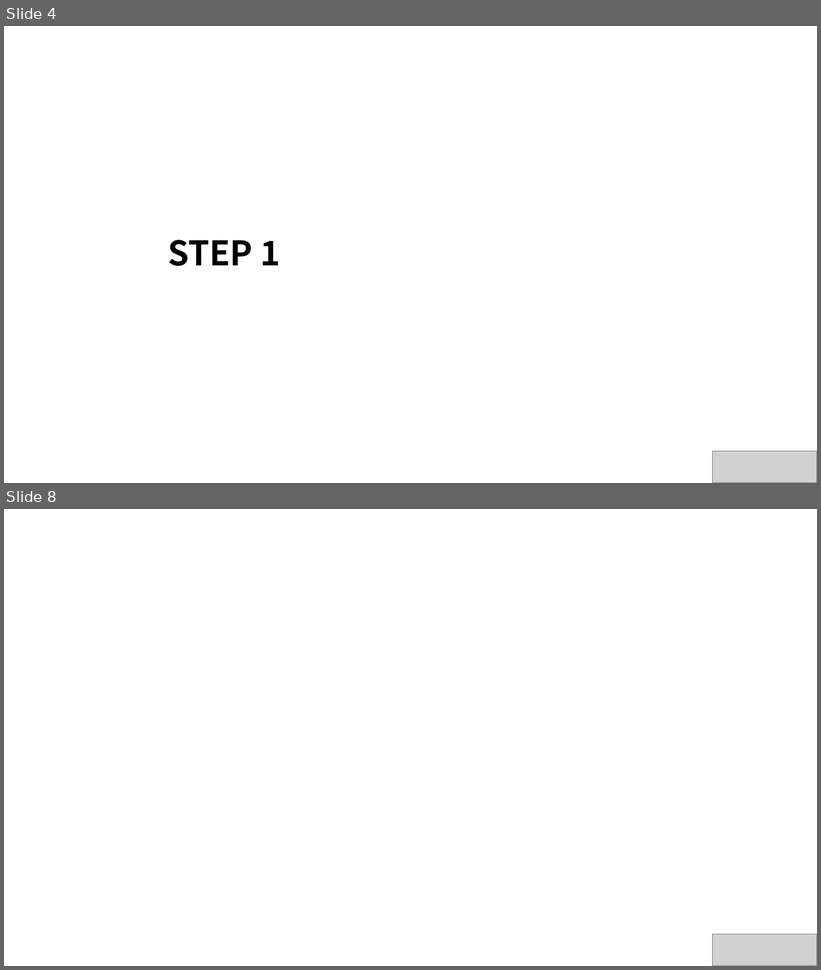
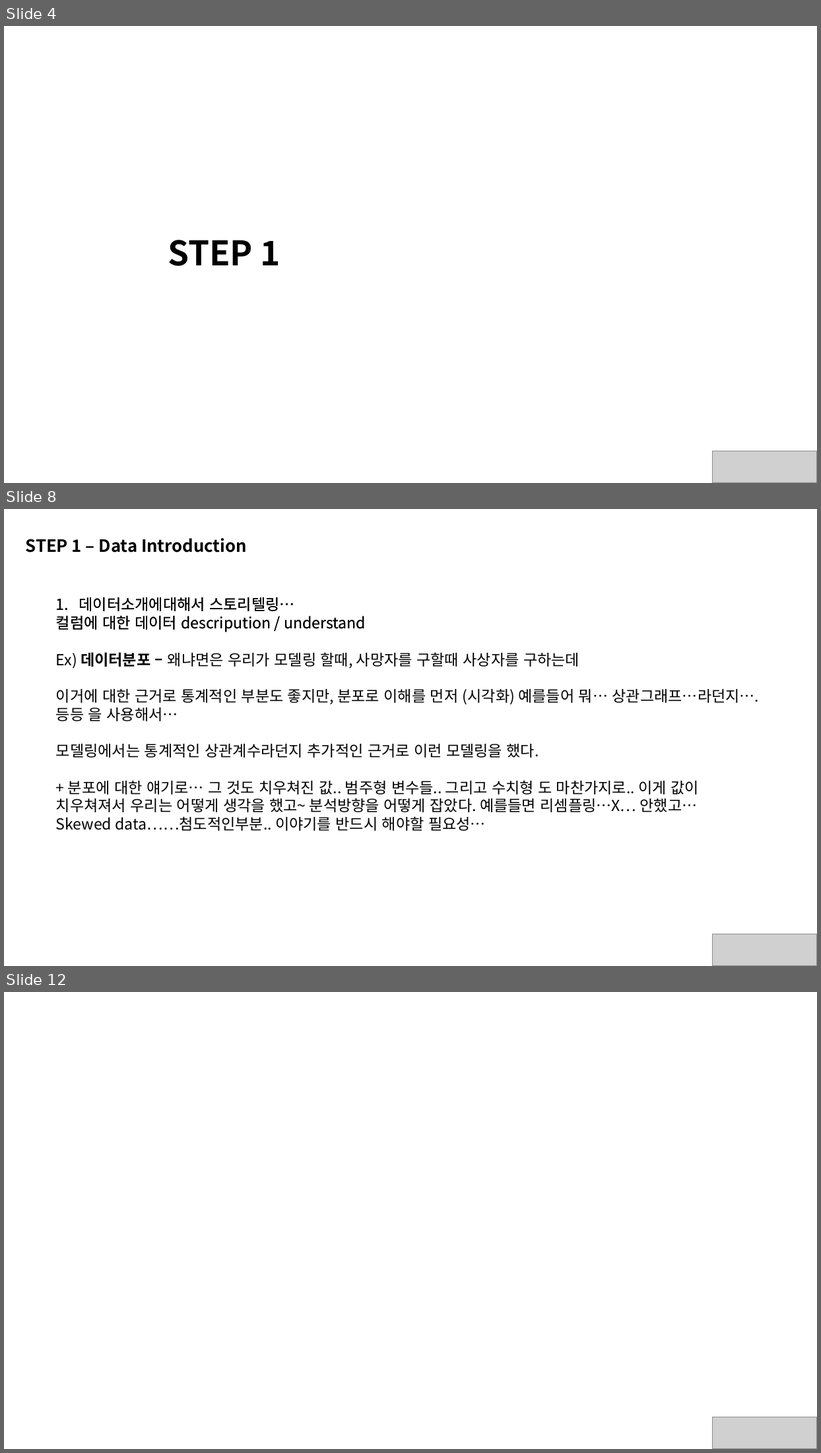
Before and after one commit to hyeonho1028/Samsung-Data-Challenge, a slide deck: final/portfolio.pptx. Shown one above the other, each under a label of ours: slides 4 and 8 before the commit, slides 4, 8 and 12 after it; the slides between them are not shown. The pictures are 821x970 and 821x1453 pixels, drawn with LibreOffice and Linux fonts; fonts in the diff are those of the drawing; grey boxes stand for pictures. Boxes give left, top, right and bottom in pixels: in the first picture for what was removed or moved away, otherwise in the second. Text is boxed around its words. In the diff, an @@ line names an element or a change of style, - is before the commit and + after.

```diff
--- a/final/portfolio.pptx
+++ b/final/portfolio.pptx
@@ slide 8 added at box(4, 509, 817, 966), background #FFFFFF @@
@@ text added at box(26, 538, 247, 553), 20 pt, text #000000, bold @@
+STEP 1 – Data Introduction
@@ text added at box(56, 597, 366, 632), 18 pt, text #000000 @@
+1. 데이터소개에대해서 스토리텔링…
+컬럼에 대한 데이터 descripution / understand
@@ text added at box(56, 652, 760, 831), 18 pt, text #000000 @@
+1. 데이터소개에대해서 스토리텔링…
+컬럼에 대한 데이터 descripution / understand
+Ex) 데이터분포 – 왜냐면은 우리가 모델링 할때, 사망자를 구할때 사상자를 구하는데
+이거에 대한 근거로 통계적인 부분도 좋지만, 분포로 이해를 먼저 (시각화) 예를들어 뭐… 상관그래프…라던지…. 등등 을 사용해서…
+모델링에서는 통계적인 상관계수라던지 추가적인 근거로 이런 모델링을 했다.
++ 분포에 대한 얘기로… 그 것도 치우쳐진 값.. 범주형 변수들.. 그리고 수치형 도 마찬가지로.. 이게 값이 치우쳐져서 우리는 어떻게 생각을 했고~ 분석방향을 어떻게 잡았다. 예를들면 리셈플링…X… 안했고…
+Skewed data……첨도적인부분.. 이야기를 반드시 해야할 필요성…
@@ picture added at box(713, 934, 817, 966) @@
@@ what was slide 8 is now slide 12 @@
```
Also in this commit, not shown: 1 slide changed, 7 other slides added, 4 slides removed, 1 other file.
